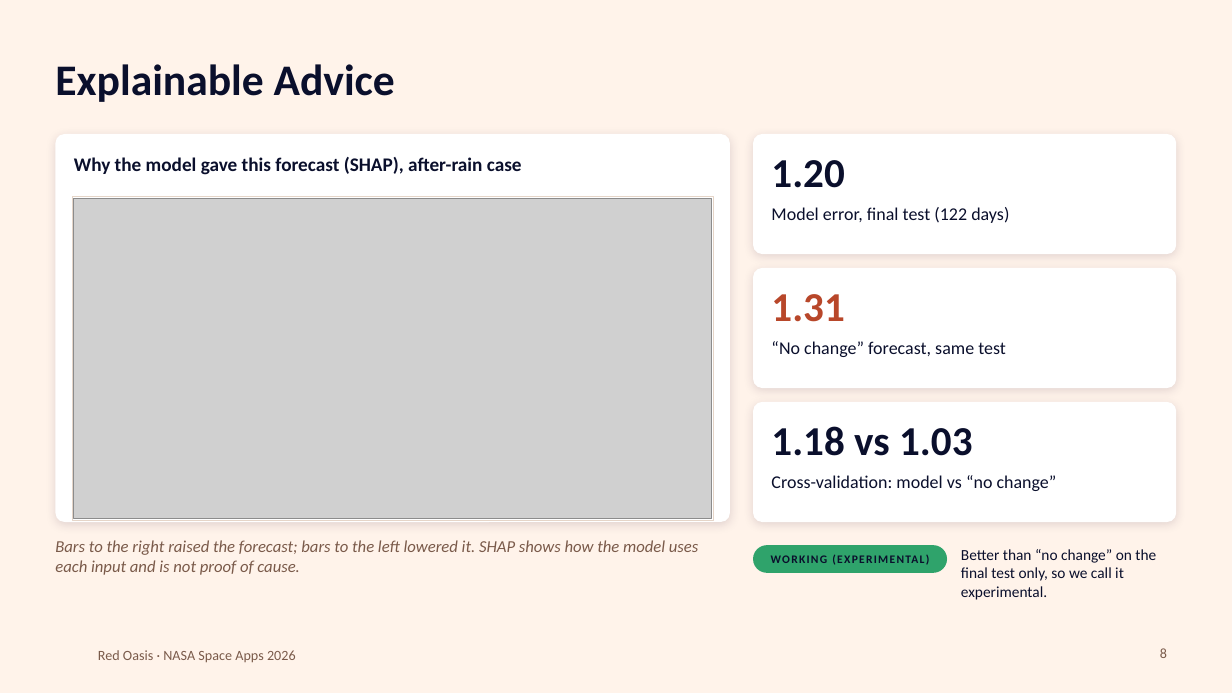
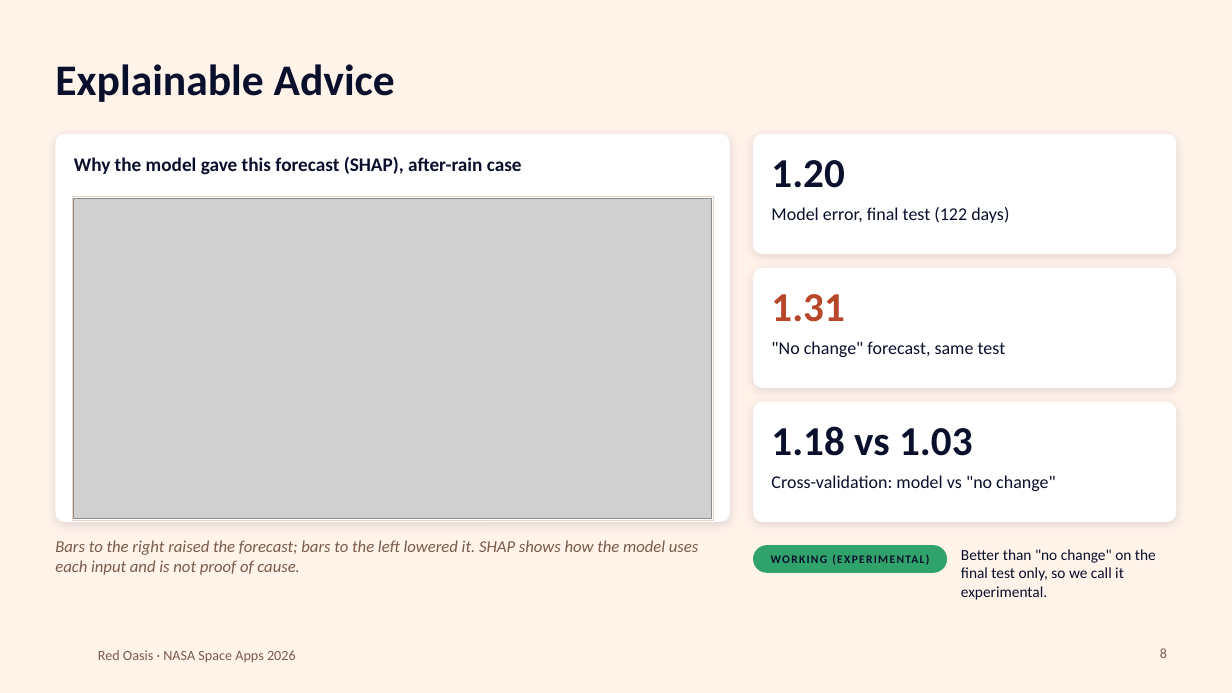
Before and after one commit to Asmaborghan/red-oasis, a slide deck: slide 8 of docs/pitch/Red_Oasis_Presentation.pptx. Drawn at 1232x693 pixels with LibreOffice and Linux fonts; fonts in the diff are those of the drawing; grey boxes stand for pictures; background and template pictures are left out. Boxes give left, top, right and bottom in pixels: in the first picture for what was removed or moved away, otherwise in the second. Text is boxed around its words. In the diff, an @@ line names an element or a change of style, - is before the commit and + after.

```diff
--- a/docs/pitch/Red_Oasis_Presentation.pptx
+++ b/docs/pitch/Red_Oasis_Presentation.pptx
@@ text at (771,341,1006,357): text changed @@
-“No change” forecast, same test
+"No change" forecast, same test
@@ text at (771,475,1056,491): text changed @@
-Cross-validation: model vs “no change”
+Cross-validation: model vs "no change"
@@ text at (961,549,1156,581): text changed @@
-Better than “no change” on the final test only, so we call it experimental.
+Better than "no change" on the final test only, so we call it experimental.
```
Also in this commit, not shown: 4 other slides changed, 5 other files.
